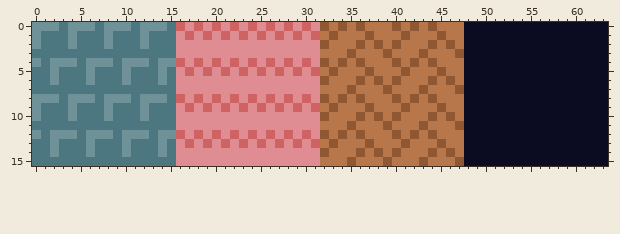
One commit to this pixel-art sprite: gwjam82/world/floor_tiles.png. The picture above is the old version.
The file is 64x16 pixels.
After the commit:
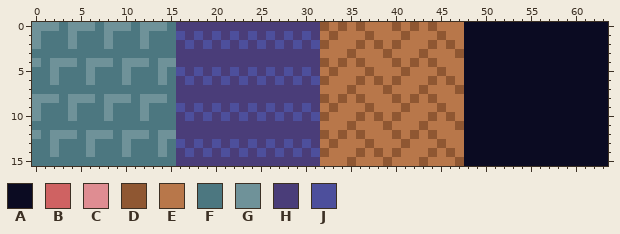
Palette (. is transparent): A #0b0b22  B #cf6262  C #df8d92  D #8f5732  E #b8774a  F #4c7780  G #6f9299  H #4a3d79  J #4d4f9c
Difference:
@@ x 14..33 @@
- 0 GFBCBCBCBCBCBCBCBCDE
- 1 FFCBCBCBCBCBCBCBCBED
- 2 FFCCCCCCCCCCCCCCCCDE
- 3 FFCCCCCCCCCCCCCCCCEE
- 4 GGBCBCBCBCBCBCBCBCDE
- 5 GFCBCBCBCBCBCBCBCBED
- 6 GFCCCCCCCCCCCCCCCCDE
- 7 FFCCCCCCCCCCCCCCCCEE
- 8 GFBCBCBCBCBCBCBCBCDE
- 9 FFCBCBCBCBCBCBCBCBED
-10 FFCCCCCCCCCCCCCCCCDE
-11 FFCCCCCCCCCCCCCCCCEE
-12 GGBCBCBCBCBCBCBCBCDE
-13 GFCBCBCBCBCBCBCBCBED
-14 GFCCCCCCCCCCCCCCCCDE
-15 FFCCCCCCCCCCCCCCCCEE
+ 0 GFHHHHHHHHHHHHHHHHDE
+ 1 FFJHJHJHJHJHJHJHJHED
+ 2 FFHJHJHJHJHJHJHJHJDE
+ 3 FFHHHHHHHHHHHHHHHHEE
+ 4 GGHHHHHHHHHHHHHHHHDE
+ 5 GFJHJHJHJHJHJHJHJHED
+ 6 GFHJHJHJHJHJHJHJHJDE
+ 7 FFHHHHHHHHHHHHHHHHEE
+ 8 GFHHHHHHHHHHHHHHHHDE
+ 9 FFJHJHJHJHJHJHJHJHED
+10 FFHJHJHJHJHJHJHJHJDE
+11 FFHHHHHHHHHHHHHHHHEE
+12 GGHHHHHHHHHHHHHHHHDE
+13 GFJHJHJHJHJHJHJHJHED
+14 GFHJHJHJHJHJHJHJHJDE
+15 FFHHHHHHHHHHHHHHHHEE
Boxes around the changes in both pictures, in picture pixels (x1, y1, x2, y2):
changed: (176, 22, 320, 166)
